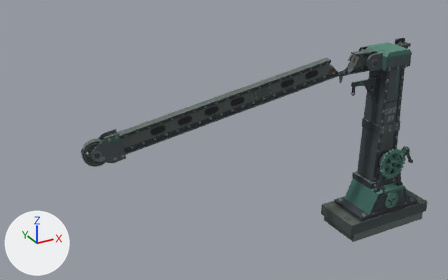
An edit to the glTF model kit/models/esclusa_crane.glb, drawn before and after from the same camera.
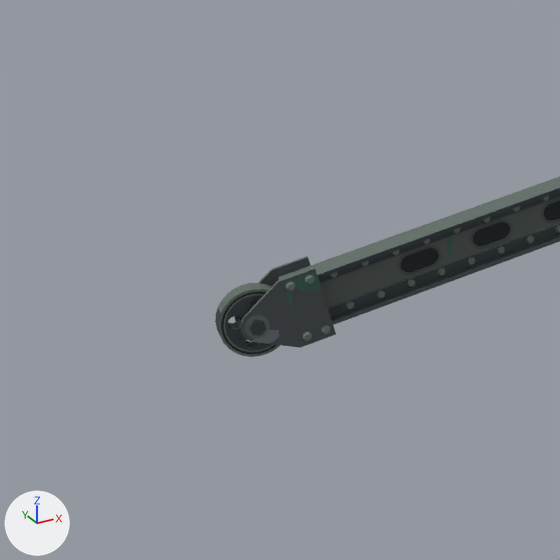
Each version appears first whole from a camera (50 mm lens) standing at (-7.99, -8.27, 6.21) and looking at (-3.15, 0.53, 1.81), and next in a close-up on the part from 0% to 47% of the width and 12% to 87% of the height. Arrows for +X, +Y and +Z are at lower left; the lights stay in place. The older version's two pictures come first. Vertices at exactly the same position are counted once.

In view in the first close-up: 'esclusa_crane'.
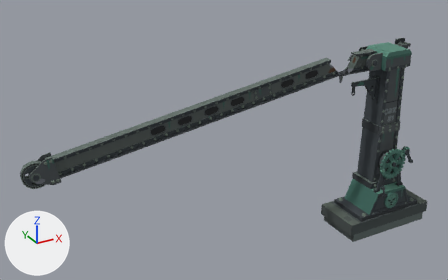
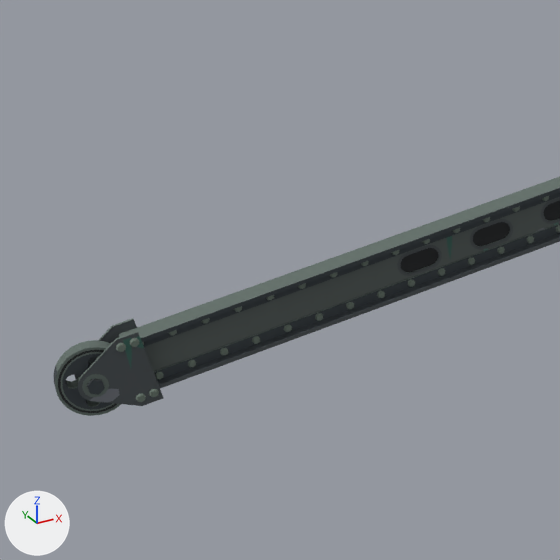
The change, as a diff of the scene's bpy script:
```diff
--- a/kit/models/esclusa_crane.glb.py
+++ b/kit/models/esclusa_crane.glb.py
@@ me_esclusa_crane @@
-me_esclusa_crane.from_pydata(...)  # 5319 vertices, 10147 faces; spans x -5.67..0.98, y -0.55..0.71, z -0.4..3.2
+me_esclusa_crane.from_pydata(...)  # 5487 vertices, 10443 faces; spans x -6.62..0.98, y -0.55..0.83, z -0.4..3.2
+# me_esclusa_crane part 1: the loose piece of 220 vertices spanning x -5.67..-5.23, y 0.51..0.67, z 1.83..2.27 is moved by (-0.95, 0.12, -0.21)
+# me_esclusa_crane part 2: the loose piece of 12 vertices spanning x -5.51..-5.42, y 0.46..0.49, z 2.0..2.1 is moved by (-0.95, 0.12, -0.21)
+# me_esclusa_crane part 3: the loose piece of 17 vertices spanning x -5.2..-5.14, y 0.43..0.45, z 1.91..1.96 is moved by (-0.09, 0.1, 0.04)
+# me_esclusa_crane part 4: the loose piece of 17 vertices spanning x -5.28..-5.22, y 0.44..0.46, z 2.25..2.31 is moved by (-0.1, 0.1, -0.08)
+# me_esclusa_crane part 5: the loose piece of 17 vertices spanning x -5.09..-5.03, y 0.42..0.44, z 1.93..1.99 is moved by (-0.4, 0.13, -0.03)
+# me_esclusa_crane part 6: the loose piece of 17 vertices spanning x -5.16..-5.1, y 0.43..0.45, z 2.27..2.33 is moved by (-0.41, 0.13, -0.15)
+# me_esclusa_crane part 7: the loose piece of 17 vertices spanning x -5.2..-5.14, y 0.43..0.45, z 1.91..1.96 is copied, and the copy is moved by (-0.47, 0.14, -0.05); it spans x -5.67..-5.62, y 0.57..0.59, z 1.86..1.91
+# me_esclusa_crane part 8: the loose piece of 17 vertices spanning x -5.2..-5.14, y 0.43..0.45, z 1.91..1.96 is copied, and the copy is moved by (-0.67, 0.17, -0.09); it spans x -5.87..-5.82, y 0.6..0.62, z 1.82..1.87
+# me_esclusa_crane part 9: the loose piece of 17 vertices spanning x -5.2..-5.14, y 0.43..0.45, z 1.91..1.96 is copied, and the copy is moved by (-0.86, 0.19, -0.14); it spans x -6.06..-6.01, y 0.62..0.64, z 1.77..1.82
+# me_esclusa_crane part 10: the loose piece of 17 vertices spanning x -5.2..-5.14, y 0.43..0.45, z 1.91..1.96 is copied, and the copy is moved by (-0.92, 0.11, -0.2); it spans x -6.12..-6.07, y 0.54..0.57, z 1.7..1.76
+# me_esclusa_crane part 11: the loose piece of 17 vertices spanning x -5.09..-5.04, y 0.5..0.52, z 1.99..2.04 is copied, and the copy is moved by (-1.1, 0.05, 0.06); it spans x -6.2..-6.14, y 0.55..0.57, z 2.04..2.1
+# me_esclusa_crane part 12: the loose piece of 17 vertices spanning x -5.2..-5.14, y 0.43..0.45, z 1.91..1.96 is copied, and the copy is moved by (-1.0, 0.12, -0.22); it spans x -6.2..-6.14, y 0.55..0.58, z 1.68..1.74
+# me_esclusa_crane part 13: the loose piece of 17 vertices spanning x -5.09..-5.04, y 0.5..0.52, z 1.99..2.04 is copied, and the copy is moved by (-1.18, 0.06, 0.04); it spans x -6.28..-6.22, y 0.56..0.58, z 2.03..2.09
+# me_esclusa_crane part 14: a new loose piece of 61 vertices spanning x -6.51..-6.04, y 0.56..0.63, z 1.66..2.14, in mat_palette (picture img_house_atlas)
+# me_esclusa_crane part 15: a new loose piece of 22 vertices spanning x -6.49..-6.02, y 0.74..0.82, z 1.66..2.14, in mat_palette (picture img_house_atlas)
+# me_esclusa_crane part 16: the loose piece of 63 vertices spanning x -5.56..-4.99, y 0.43..0.52, z 1.87..2.37 is deleted
+# me_esclusa_crane part 17: the loose piece of 22 vertices spanning x -5.54..-4.97, y 0.62..0.71, z 1.87..2.37 is deleted
+# me_esclusa_crane part 18: 28 vertices moved from x -5.28..-5.19, y 0.48..0.65, z 1.93..2.27 to x -6.23..-6.14, y 0.6..0.76, z 1.72..2.06; 2 vertices removed from x -5.27, y 0.56..0.57, z 2.24; 2 vertices added at x -6.22, y 0.67..0.68, z 2.03
+# other edits to the shape of me_esclusa_crane do not show in these pictures
 me_esclusa_crane.materials.append(mat_palette)
```

What differs and where, as boxes [x1, y1, x2, y2] in the close-ups (560 x 560 px; the box of a moved part takes in the faces that stretch with it):
'esclusa_crane', reshaped: before [215, 177, 560, 357]; after [54, 177, 560, 416]
part 1 of me_esclusa_crane, moved or reshaped: before [215, 283, 280, 357]; after [54, 340, 121, 416]
part 2 of me_esclusa_crane, moved or reshaped: before [249, 320, 266, 336]; after [87, 379, 105, 395]
part 3 of me_esclusa_crane, moved or reshaped: before [302, 332, 312, 341]; after [284, 325, 292, 332]
part 4 of me_esclusa_crane, moved or reshaped: before [286, 282, 295, 291]; after [266, 295, 274, 300]
part 5 of me_esclusa_crane, moved or reshaped: before [321, 325, 331, 334]; after [252, 336, 260, 344]
part 6 of me_esclusa_crane, moved or reshaped: before [305, 275, 315, 284]; after [234, 306, 242, 312]
part 7 of me_esclusa_crane, added: after [220, 348, 228, 355]
part 8 of me_esclusa_crane, added: after [188, 360, 196, 367]
part 9 of me_esclusa_crane, added: after [155, 372, 164, 379]
part 10 of me_esclusa_crane, added: after [149, 389, 159, 397]
part 11 of me_esclusa_crane, added: after [130, 338, 140, 347]
part 12 of me_esclusa_crane, added: after [136, 393, 146, 402]
part 13 of me_esclusa_crane, added: after [116, 343, 126, 352]
part 14 of me_esclusa_crane, added: after [77, 331, 163, 406]
part 15 of me_esclusa_crane, added: after [75, 318, 137, 379]
part 16 of me_esclusa_crane, deleted: before [240, 268, 336, 348]
part 17 of me_esclusa_crane, deleted: before [234, 256, 311, 322]
part 18 of me_esclusa_crane, moved or reshaped: before [278, 265, 336, 325]; after [119, 265, 336, 388]
